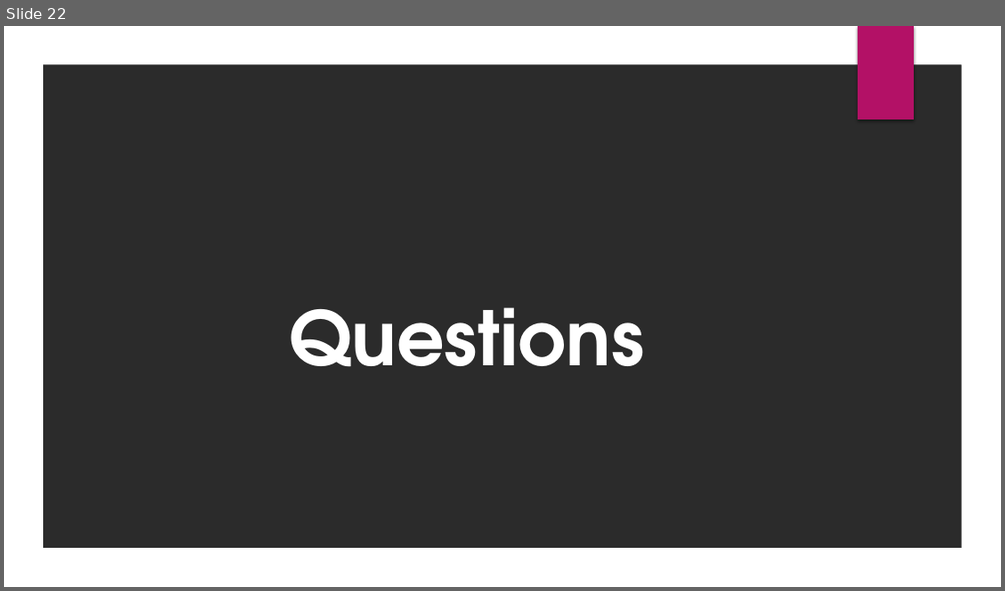
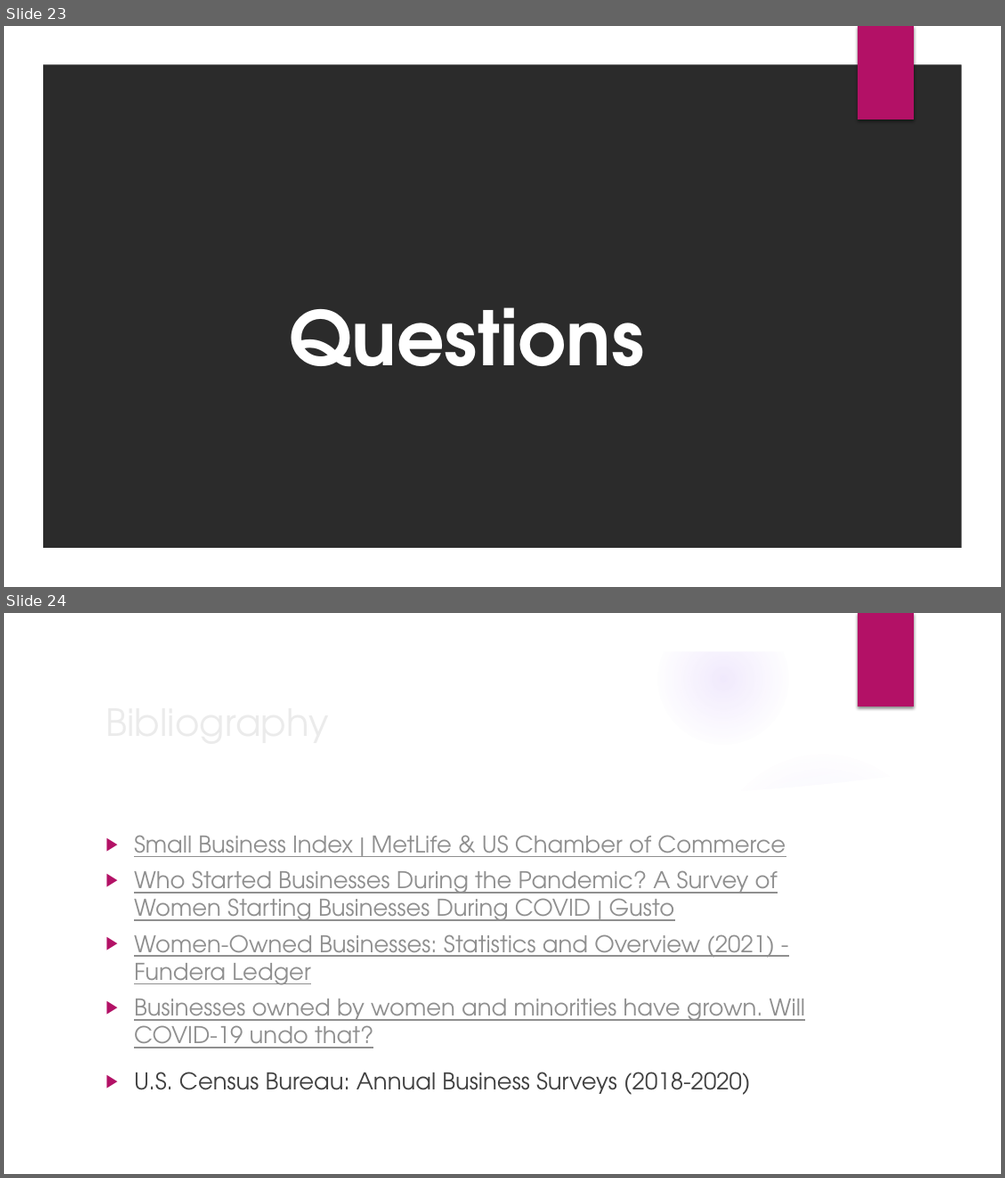
Before and after one commit to janolos/Team-WIB, a slide deck: Women In Business Presentation.pptx. Shown one above the other, each under a label of ours: slide 22 before the commit, slides 23 and 24 after it. The pictures are 1005x591 and 1005x1178 pixels, drawn with LibreOffice and Linux fonts; fonts in the diff are those of the drawing; background and template pictures are left out; a plain dark background stands for a picture behind light text. Boxes give left, top, right and bottom in pixels: in the first picture for what was removed or moved away, otherwise in the second. Text is boxed around its words. In the diff, an @@ line names an element or a change of style, - is before the commit and + after.

```diff
--- a/Women In Business Presentation.pptx
+++ b/Women In Business Presentation.pptx
@@ slide 24 added at <box>4,613,1001,1174</box>, background picture (left out); not listed: 2 template elements that a slide beside it also shows @@
@@ title added at <box>98,692,815,750</box>, 36 pt, text #EBEBEB @@
+Bibliography
@@ group added at <box>4,614,970,1174</box>: 5 ellipses, 2 freeform shapes @@
@@ text added at <box>134,835,805,1094</box>, 22.2 pt, text #8F8F8F, underline @@
+▶ Small Business Index | MetLife & US Chamber of Commerce
+▶ Who Started Businesses During the Pandemic? A Survey of Women Starting Businesses During COVID | Gusto
+▶ Women-Owned Businesses: Statistics and Overview (2021) - Fundera Ledger
+▶ Businesses owned by women and minorities have grown. Will COVID-19 undo that?
+▶ U.S. Census Bureau: Annual Business Surveys (2018-2020)
@@ what was slide 22 is now slide 23 @@
```
Also in this commit, not shown: 8 slides changed, 3 other slides added, 1 slide removed.
